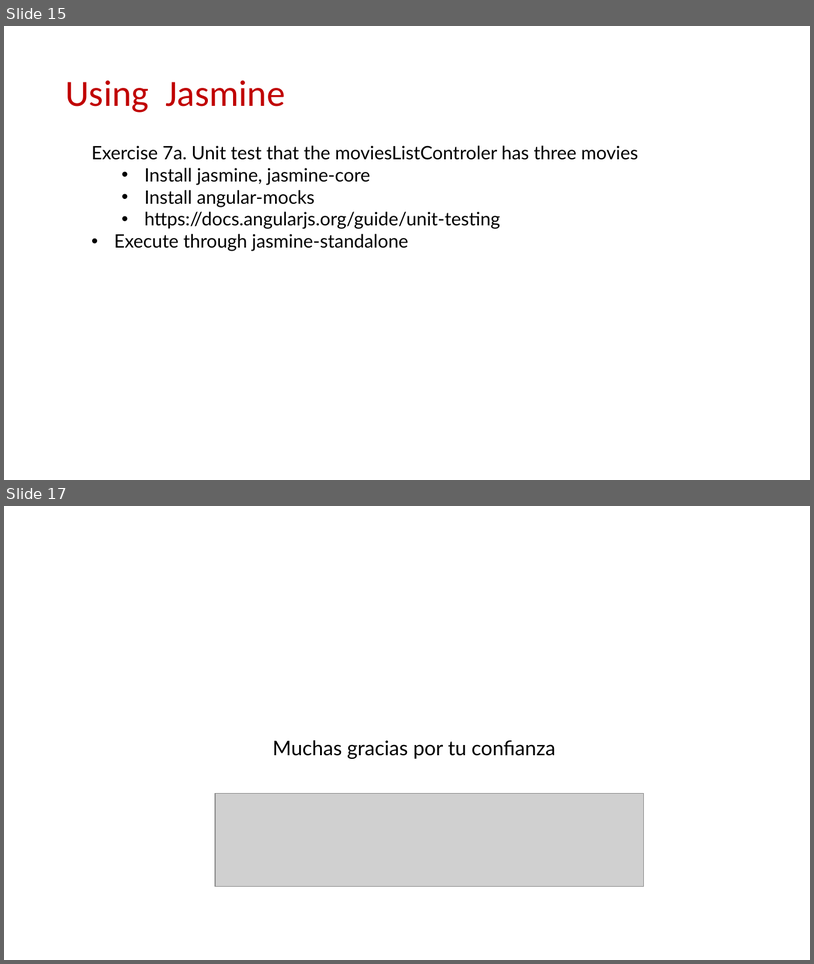
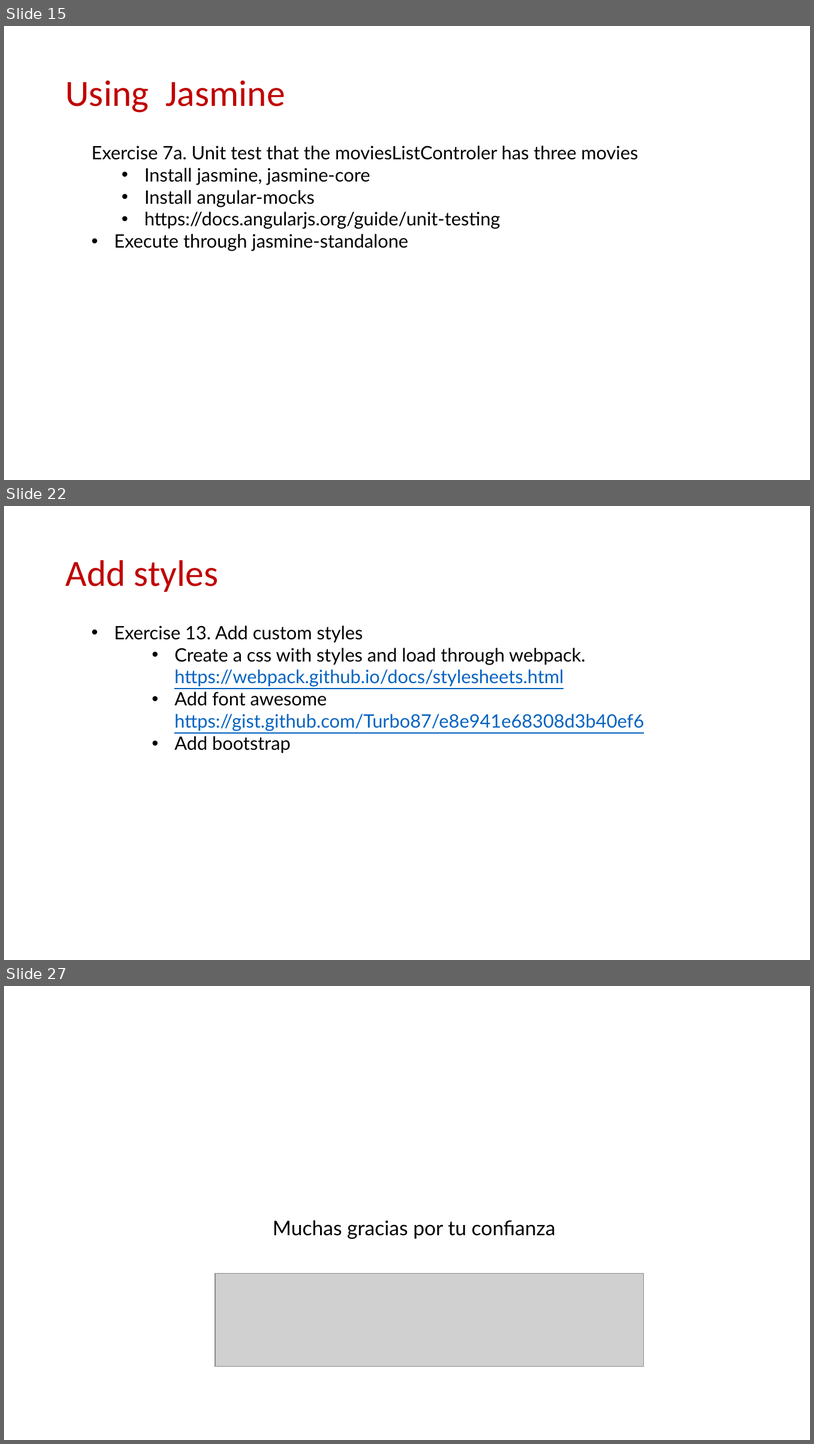
Before and after one commit to Robert-Freire/movie-browser, a slide deck: resume.pptx. Shown one above the other, each under a label of ours: slides 15 and 17 before the commit, slides 15, 22 and 27 after it; the slides between them are not shown. The pictures are 814x964 and 814x1444 pixels, drawn with LibreOffice and Linux fonts; fonts in the diff are those of the drawing; grey boxes stand for pictures; background and template pictures are left out. Boxes give left, top, right and bottom in pixels: in the first picture for what was removed or moved away, otherwise in the second. Text is boxed around its words. In the diff, an @@ line names an element or a change of style, - is before the commit and + after.

```diff
--- a/resume.pptx
+++ b/resume.pptx
@@ slide 22 added at [4, 506, 810, 960], background #FFFFFF @@
@@ title added at [65, 560, 219, 592], 44 pt, text #C00000 @@
+Add styles
@@ text added at [114, 625, 644, 753], 22 pt, text #0563C1, underline @@
+• Exercise 13. Add custom styles
+    • Create a css with styles and load through webpack. https://webpack.github.io/docs/stylesheets.html
+    • Add font awesome https://gist.github.com/Turbo87/e8e941e68308d3b40ef6
+    • Add bootstrap
@@ what was slide 17 is now slide 27 @@
```
Also in this commit, not shown: 1 slide changed, 9 other slides added, 1 other file.
